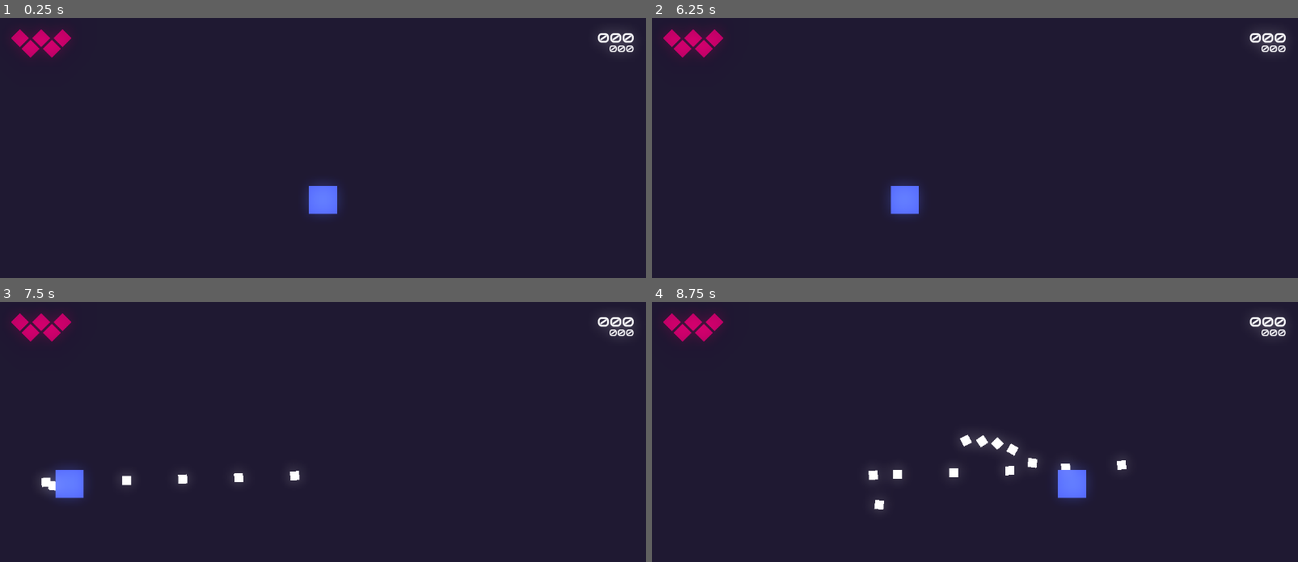
Above: before the commit, frames 1-4 (two rows, left to right).
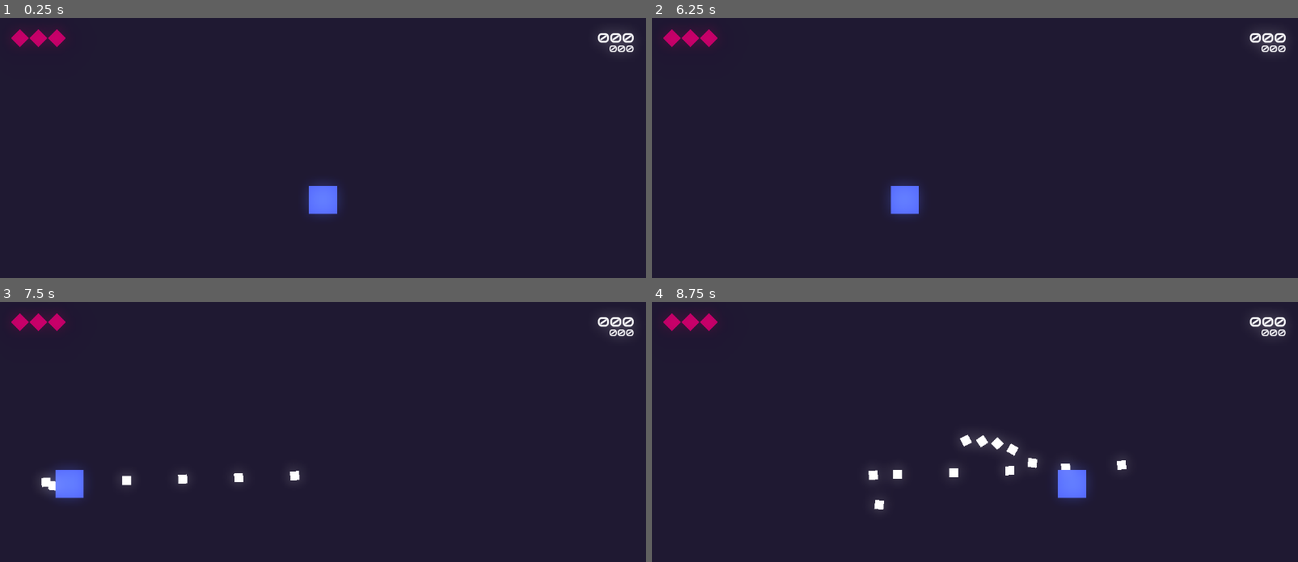
Above: after the commit, the same moments.

Repository: matheusmondenez/my-first-platform-game
Game: Godot game, scene res://wave_shooter/levels/arena.tscn
Two runs of this game, one before a commit and one after it. Both use one fixed random seed, a clock stepped at 60 frames per second and the inputs below. This scene is started directly instead of the project's main scene.
Inputs (mouse positions are in pixels of both pictures, inside the frame that each line leads up to):
- Up to frame 1 (0.25 s): no input
- Up to frame 2 (6.25 s): tap Enter at 0.5, 2, 3.5 s; move the mouse to (1117, 181) at 0.52 s; press the mouse at (1117, 181) at 0.53 s; hold D (right) 0.53-2.03 s; tap Space (jump) at 0.77, 1.25, 1.52, 2.75, 3.02, 3.77, 4.25, 4.52, 6.02 s; move the mouse to (845, 218) at 1.27 s; release the mouse at (845, 218) at 1.28 s; click (845, 218) at 1.35 s; move the mouse to (1039, 119) at 2.02 s; press the mouse at (1039, 119) at 2.03 s; hold A (left) 2.03-2.78 s; move the mouse to (942, 272) at 2.77 s; release the mouse at (942, 272) at 2.78 s; hold D (right) 2.78-4.28 s; click (942, 272) at 2.85 s; move the mouse to (1168, 254) at 3.52 s; press the mouse at (1168, 254) at 3.53 s; move the mouse to (781, 145) at 4.27 s; release the mouse at (781, 145) at 4.28 s; hold A (left) 4.28-5.03 s; click (781, 145) at 4.35 s; move the mouse to (1007, 200) at 5.02 s; press the mouse at (1007, 200) at 5.03 s; hold D (right) 5.03-5.78 s; move the mouse to (878, 109) at 5.77 s; release the mouse at (878, 109) at 5.78 s; hold A (left) from 5.78 s (still down); click (878, 109) at 5.85 s
- Up to frame 3 (7.5 s): move the mouse to (465, 465) at 6.52 s; press the mouse at (465, 465) at 6.53 s; tap Space (jump) at 6.77 s; move the mouse to (193, 502) at 7.27 s; release A (left) at 7.28 s; release the mouse at (193, 502) at 7.28 s; hold D (right) from 7.28 s (still down); click (193, 502) at 7.35 s
- Up to frame 4 (8.75 s): keep holding D (right); tap Space (jump) at 7.52 s; move the mouse to (1039, 403) at 8.02 s; press the mouse at (1039, 403) at 8.03 s

The runs differ from the first frame. In frame 1, 0.4% of the frame differs, in the area x 3-12%, y 4-16%; in frame 2, 0.4%; in frame 3, 0.4%; in frame 4, 0.4%.

Commit message:
creates hud life update

Diff:
--- a/wave_shooter/actors/player.gd
+++ b/wave_shooter/actors/player.gd
@@ -1,6 +1,9 @@
 extends Polygon2D
 
+signal life_decreased
+
 var stats: BaseStats
+var lifes: int = 3
 var speed: int = 500
 var move: Vector2 = Vector2.ZERO
 var projectile_scene: PackedScene = preload("res://wave_shooter/actors/projectile.tscn")
@@ -31,7 +34,17 @@
 
 func _on_area_2d_area_entered(area: Area2D) -> void:
 	if area.is_in_group("enemy"):
-		is_dead = true
-		visible = false
-		await get_tree().create_timer(1.0).timeout
-		get_tree().reload_current_scene()
+		area.get_parent().queue_free()
+		take_damage(1)
+		if lifes <= 0:
+			die()
+		emit_signal("life_decreased")
+
+func take_damage(damage: int) -> void:
+	lifes -= damage
+
+func die() -> void:
+	is_dead = true
+	visible = false
+	await get_tree().create_timer(1.0).timeout
+	get_tree().reload_current_scene()
--- a/wave_shooter/levels/arena.gd
+++ b/wave_shooter/levels/arena.gd
@@ -7,6 +7,7 @@
 var power_ups = [preload("res://wave_shooter/actors/power_up.tscn")]
 
 func _ready() -> void:
+	Global.player.life_decreased.connect(update_hud_lifes)
 	Global.parent_node_creation = self
 	Global.points = 0
 
@@ -28,3 +29,6 @@
 	var power_up_position = Vector2(randi_range(0, 1152), randi_range(0, 648))
 	var power_up_index = round(randi_range(0, power_ups.size() - 1))
 	Global.instance_node(power_ups[power_up_index], power_up_position, self)
+
+func update_hud_lifes() -> void:
+	$UI/HUD/Life.get_child($UI/HUD/Life.get_child_count() - 1).queue_free()
--- a/wave_shooter/levels/arena.tscn
+++ b/wave_shooter/levels/arena.tscn
@@ -20,7 +20,7 @@
 size = Vector2(70, 40)
 
 [sub_resource type="RectangleShape2D" id="RectangleShape2D_vjnuk"]
-size = Vector2(114, 56)
+size = Vector2(104, 38)
 
 [node name="Arena" type="Node2D"]
 script = ExtResource("1_hn6cv")
@@ -107,23 +107,18 @@
 [node name="LifeArea" type="Area2D" parent="UI/HUD/Life"]
 
 [node name="CollisionShape2D" type="CollisionShape2D" parent="UI/HUD/Life/LifeArea"]
-position = Vector2(74, 45)
+visible = false
+position = Vector2(69, 36)
 shape = SubResource("RectangleShape2D_vjnuk")
 
-[node name="Life" parent="UI/HUD/Life" instance=ExtResource("8_3r7at")]
+[node name="1" parent="UI/HUD/Life" instance=ExtResource("8_3r7at")]
 position = Vector2(36, 36)
 
-[node name="Life2" parent="UI/HUD/Life" instance=ExtResource("8_3r7at")]
-position = Vector2(55, 55)
+[node name="2" parent="UI/HUD/Life" instance=ExtResource("8_3r7at")]
+position = Vector2(69, 36)
 
-[node name="Life3" parent="UI/HUD/Life" instance=ExtResource("8_3r7at")]
-position = Vector2(74, 36)
-
-[node name="Life4" parent="UI/HUD/Life" instance=ExtResource("8_3r7at")]
-position = Vector2(93, 55)
-
-[node name="Life5" parent="UI/HUD/Life" instance=ExtResource("8_3r7at")]
-position = Vector2(112, 36)
+[node name="3" parent="UI/HUD/Life" instance=ExtResource("8_3r7at")]
+position = Vector2(102, 36)
 
 [node name="Camera" type="Camera2D" parent="."]
 position = Vector2(576, 324)
